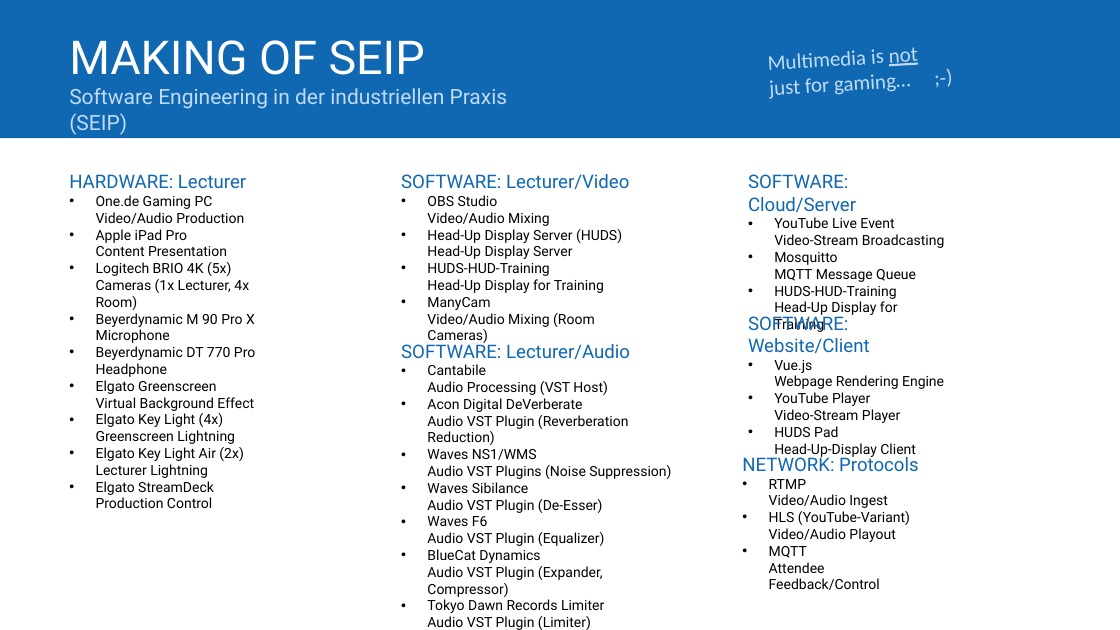
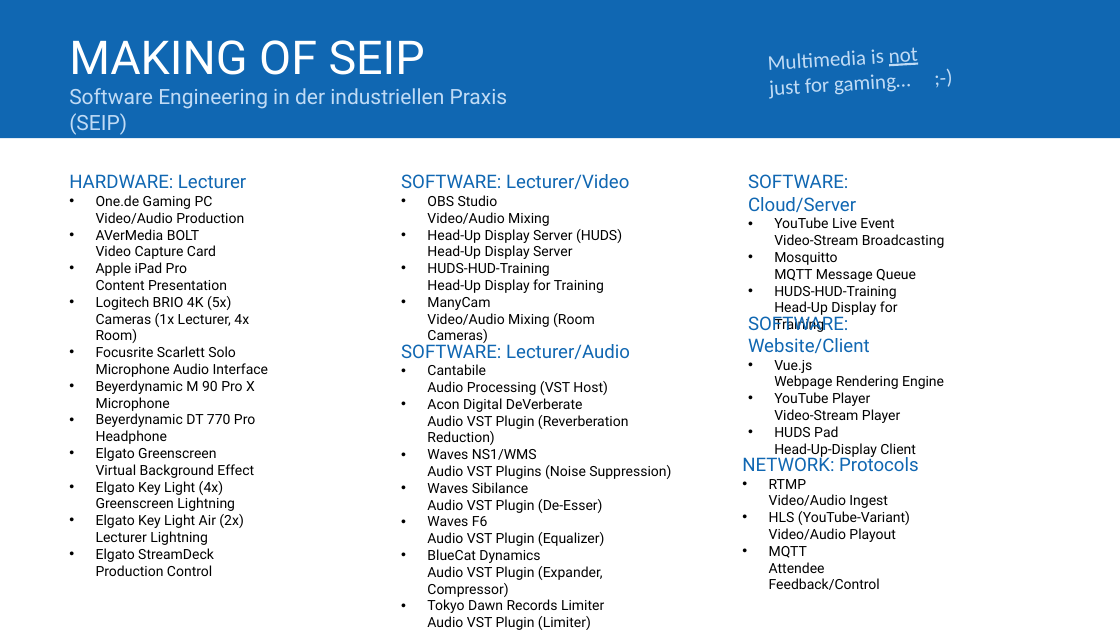
Before and after one commit to softeng-academy/seip, a slide deck: slide 1 of pdf/TUM-SEIP-MakingOf.pptx. Drawn at 1120x630 pixels with LibreOffice and Linux fonts; fonts in the diff are those of the drawing. Boxes give left, top, right and bottom in pixels: in the first picture for what was removed or moved away, otherwise in the second. Text is boxed around its words. In the diff, an @@ line names an element or a change of style, - is before the commit and + after.

```diff
--- a/pdf/TUM-SEIP-MakingOf.pptx
+++ b/pdf/TUM-SEIP-MakingOf.pptx
@@ text at <box>96,229,216,259</box>: paragraph added @@
+• AVerMedia BOLT
+  Video Capture Card
@@ text at <box>96,346,269,377</box>: paragraph added @@
+• Focusrite Scarlett Solo
+  Microphone Audio Interface
```
Also in this commit, not shown: 1 other file.
